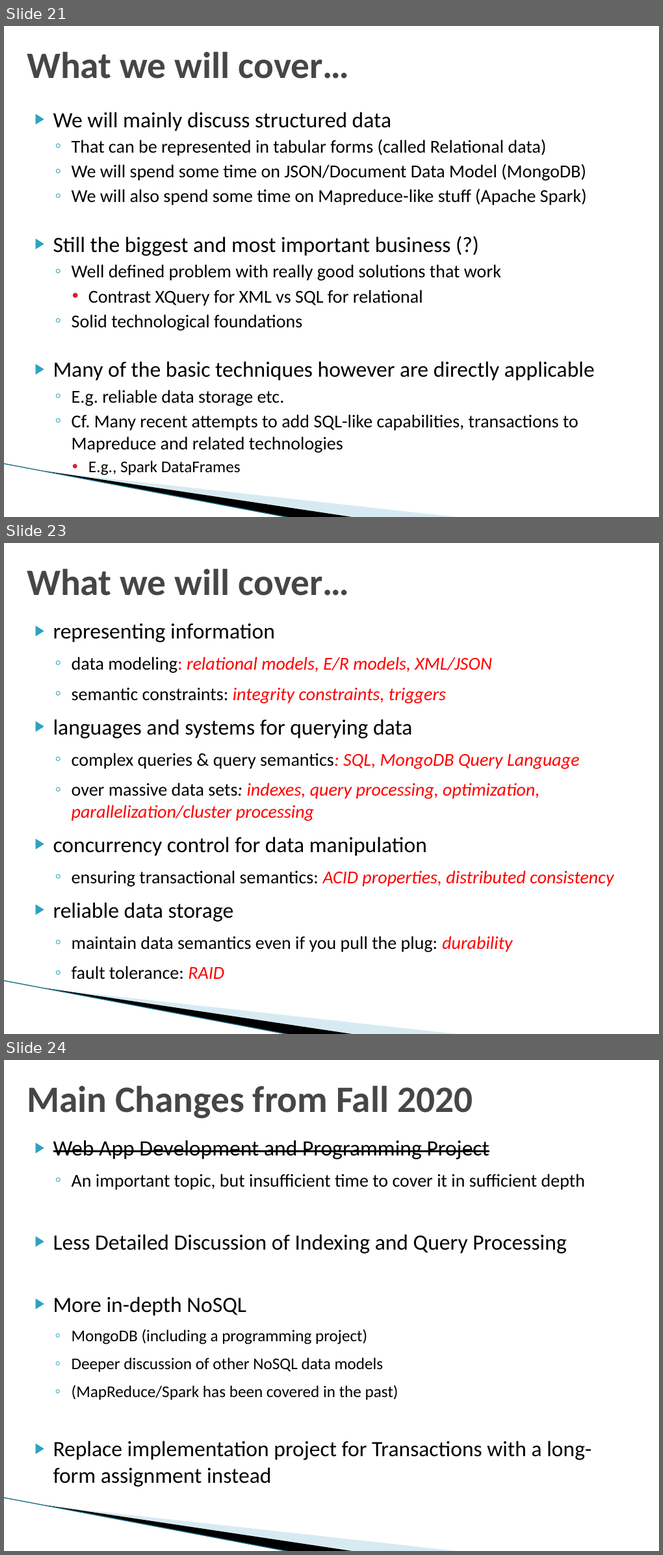
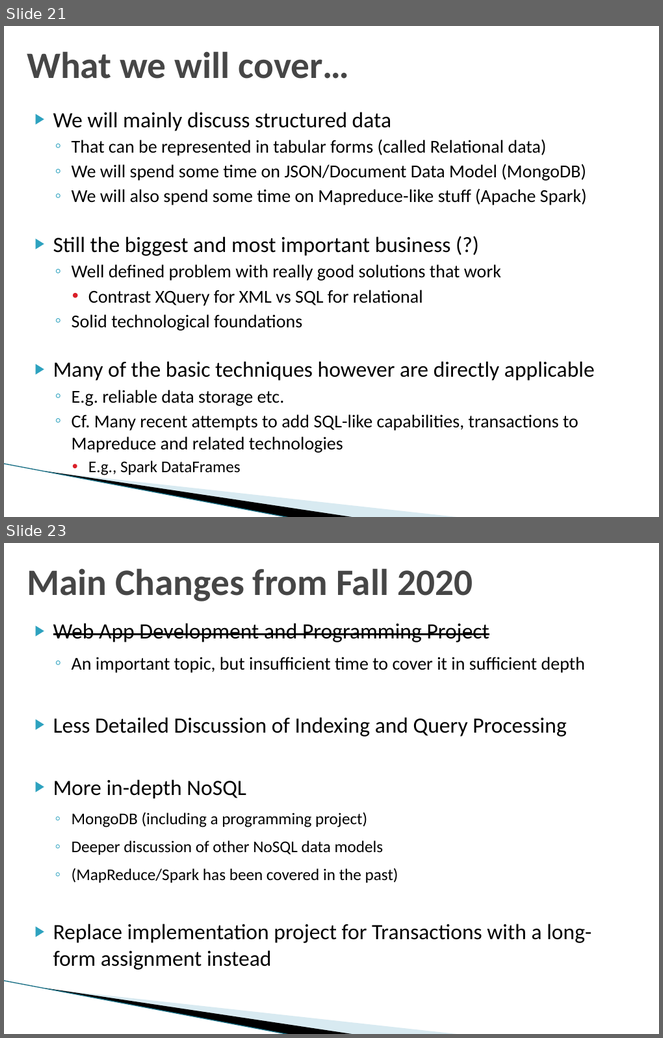
Before and after one commit to umddb/cmsc424-fall2021, a slide deck: Slides/01-Introduction.pptx. Shown one above the other, each under a label of ours: slides 21, 23 and 24 before the commit, slides 21 and 23 after it; the slides between them are not shown. The pictures are 663x1555 and 663x1038 pixels, drawn with LibreOffice and Linux fonts; fonts in the diff are those of the drawing; background and template pictures are left out. Boxes give left, top, right and bottom in pixels: in the first picture for what was removed or moved away, otherwise in the second. Text is boxed around its words. In the diff, an @@ line names an element or a change of style, - is before the commit and + after.

```diff
--- a/Slides/01-Introduction.pptx
+++ b/Slides/01-Introduction.pptx
@@ slide 23 removed at (4,543,659,1034), background #FFFFFF; not listed: 3 template elements that a slide beside it also shows @@
@@ title removed at (27,568,350,596) @@
-What we will cover…
@@ text removed at (53,623,614,980) @@
-▶ representing information
-  ◦ data modeling: relational models, E/R models, XML/JSON
-  ◦ semantic constraints: integrity constraints, triggers
-▶ languages and systems for querying data
-  ◦ complex queries & query semantics: SQL, MongoDB Query Language
-  ◦ over massive data sets: indexes, query processing, optimization, parallelization/cluster processing
-▶ concurrency control for data manipulation
-  ◦ ensuring transactional semantics: ACID properties, distributed consistency
-▶ reliable data storage
-  ◦ maintain data semantics even if you pull the plug: durability
-  ◦ fault tolerance: RAID
@@ what was slide 24 is now slide 23 @@
```
Also in this commit, not shown: 1 slide added, 1 other slide removed.
